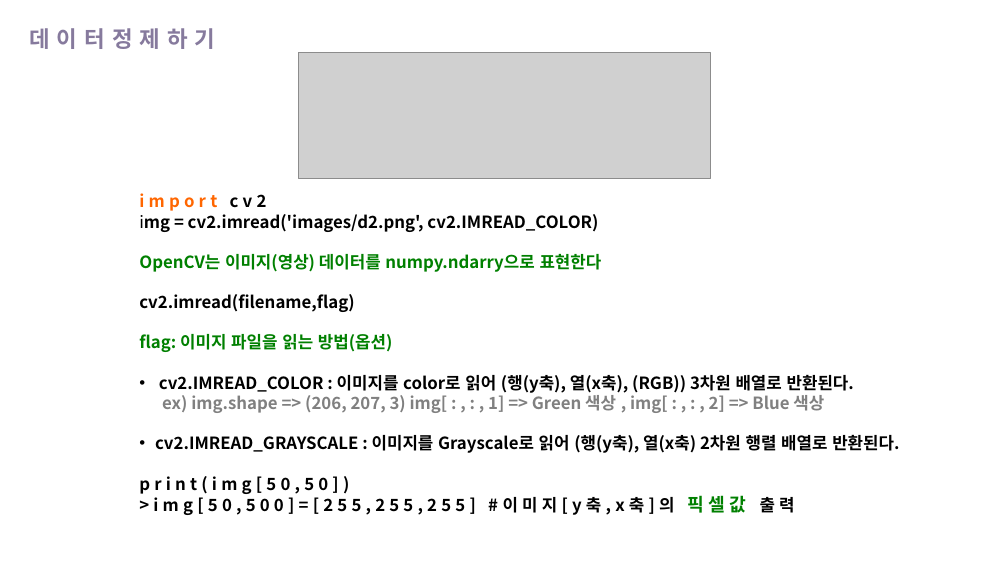
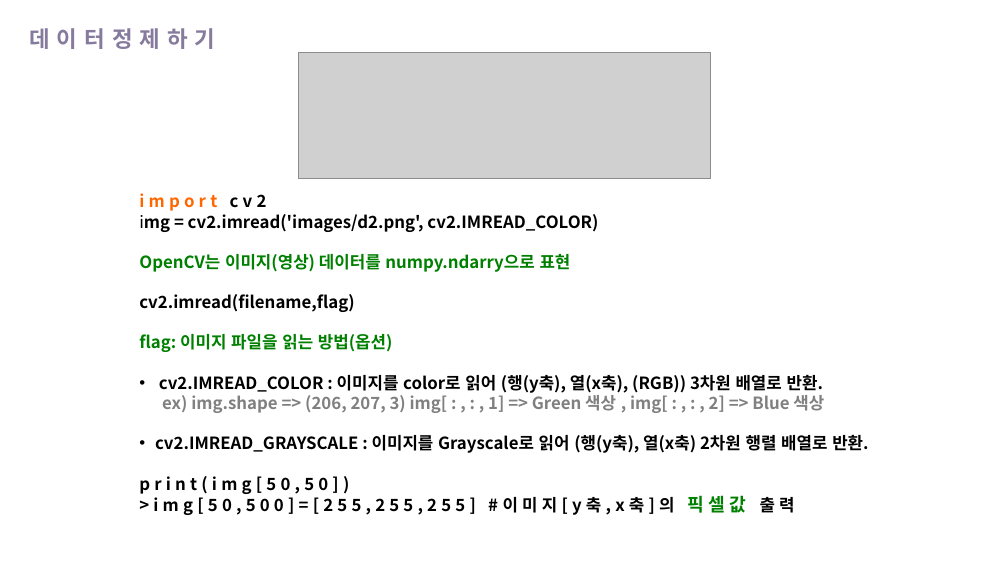
Before and after one commit to hanYijin/portfolio_2021, a slide deck: slide 6 of python데이터 분석과 이미지처리.pptx. Drawn at 1008x567 pixels with LibreOffice and Linux fonts; fonts in the diff are those of the drawing; grey boxes stand for pictures. Boxes give left, top, right and bottom in pixels: in the first picture for what was removed or moved away, otherwise in the second. Text is boxed around its words. In the diff, an @@ line names an element or a change of style, - is before the commit and + after.

```diff
--- a/python데이터 분석과 이미지처리.pptx
+++ b/python데이터 분석과 이미지처리.pptx
@@ text at bbox=[139, 254, 571, 272]: text changed @@
-OpenCV는 이미지(영상) 데이터를 numpy.ndarry으로 표현한다
+OpenCV는 이미지(영상) 데이터를 numpy.ndarry으로 표현
@@ text at bbox=[159, 375, 823, 393]: text changed @@
-• cv2.IMREAD_COLOR : 이미지를 color로 읽어 (행(y축), 열(x축), (RGB)) 3차원 배열로 반환된다.
+• cv2.IMREAD_COLOR : 이미지를 color로 읽어 (행(y축), 열(x축), (RGB)) 3차원 배열로 반환.
@@ text at bbox=[155, 432, 868, 454]: text changed @@
-• cv2.IMREAD_GRAYSCALE : 이미지를 Grayscale로 읽어 (행(y축), 열(x축) 2차원 행렬 배열로 반환된다.
+• cv2.IMREAD_GRAYSCALE : 이미지를 Grayscale로 읽어 (행(y축), 열(x축) 2차원 행렬 배열로 반환.
```
Also in this commit, not shown: 11 other slides changed, 14 other files.
